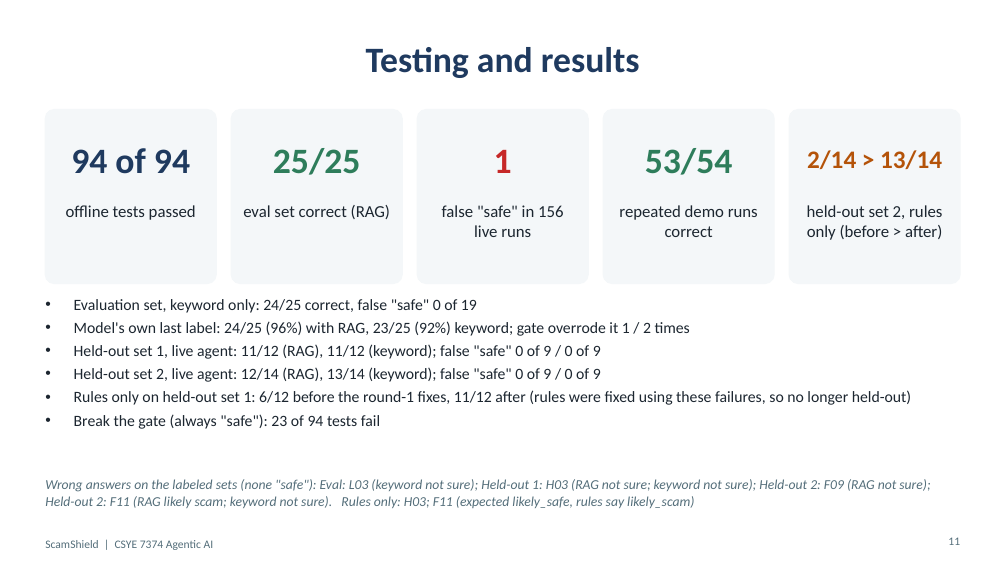
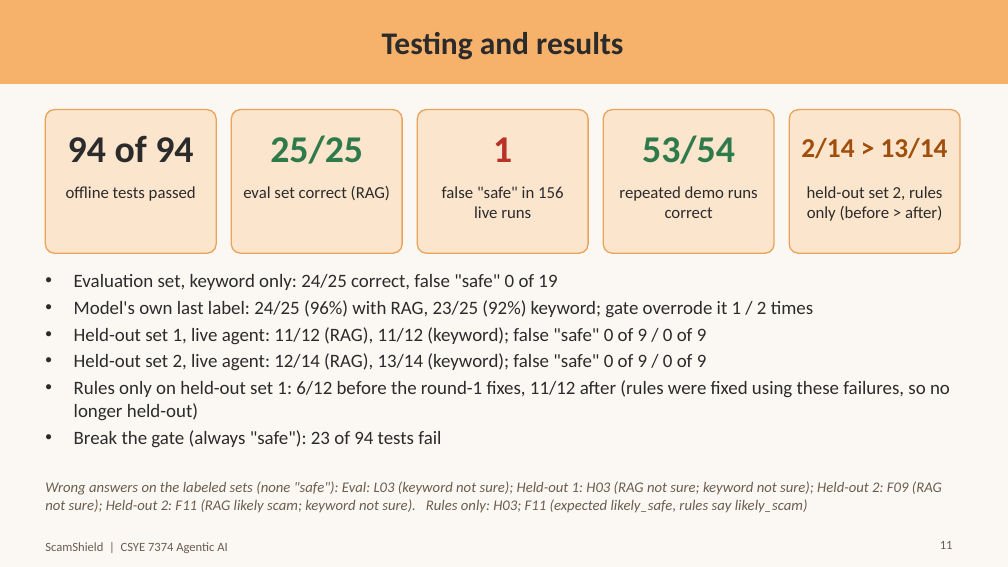
Before and after one commit to ARUNAS95/ScamShield, a slide deck: slide 11 of docs/ScamShield_Presentation.pptx. Drawn at 1008x567 pixels with LibreOffice and Linux fonts; fonts in the diff are those of the drawing. Boxes give left, top, right and bottom in pixels: in the first picture for what was removed or moved away, otherwise in the second. Text is boxed around its words. In the diff, an @@ line names an element or a change of style, - is before the commit and + after.

Commit message:
Restyle the deck: off-white and light orange; add the large blind test slide
Colors are named constants in build_pptx.js. The new slide reads
large_rules.txt and, once the live run exists, large_agent_rag_results.json.

```diff
--- a/docs/ScamShield_Presentation.pptx
+++ b/docs/ScamShield_Presentation.pptx
@@ background #FFFFFF to #FBF8F3 @@
@@ rectangle added at (0, 0, 1008, 83), fill #F6B26B, outline #F6B26B 1 pt @@
@@ title "Testing and results": place and size @@
-title "Testing and results" at (366, 47, 640, 78)
+title "Testing and results" at (382, 32, 623, 60)
@@ title "Testing and results" at (382, 32, 623, 60): size 34 to 30 pt, text colour #1F3A5F to #2B2B2B @@
@@ rounded rectangle: place and size @@
-rounded rectangle at (45, 110, 216, 284)
+rounded rectangle at (45, 110, 216, 253)
@@ text "94 of 94" at (68, 135, 193, 163): size 34 to 36 pt, text colour #1F3A5F to #2B2B2B @@
@@ rounded rectangle: place and size @@
-rounded rectangle at (231, 110, 402, 284)
+rounded rectangle at (231, 110, 402, 253)
@@ text "25/25" at (270, 135, 363, 164): size 34 to 36 pt, text colour #2E7D5B to #2F7A4B @@
@@ rounded rectangle: place and size @@
-rounded rectangle at (417, 110, 588, 284)
+rounded rectangle at (417, 110, 588, 253)
@@ text "1" at (493, 137, 512, 162): size 34 to 36 pt, text colour #C62828 to #B83227 @@
@@ rounded rectangle: place and size @@
-rounded rectangle at (603, 110, 774, 284)
+rounded rectangle at (603, 110, 774, 253)
@@ text "53/54" at (642, 135, 735, 164): size 34 to 36 pt, text colour #2E7D5B to #2F7A4B @@
@@ fill #F4F7F9 to #FCE5CD; outline #F4F7F9 1.25 pt to #E9A35A 1.25 pt; proportions changed in 5 elements at (45, 110, 216, 253), (231, 110, 402, 253), (417, 110, 588, 253), (603, 110, 774, 253), (789, 110, 960, 253) @@
@@ rounded rectangle: place and size @@
-rounded rectangle at (789, 110, 960, 284)
+rounded rectangle at (789, 110, 960, 253)
@@ text "2/14 > 13/14" at (801, 138, 948, 159): size 24 to 26 pt, text colour #B45309 to #A04E0C @@
@@ text "offline tests passed": place and size @@
-text "offline tests passed" at (66, 205, 196, 220)
+text "offline tests passed" at (66, 186, 196, 201)
@@ text "eval set correct (RAG)": place and size @@
-text "eval set correct (RAG)" at (243, 205, 390, 219)
+text "eval set correct (RAG)" at (243, 186, 390, 200)
@@ text "false "safe" in 156 live ...": place and size @@
-text "false "safe" in 156 live ..." at (442, 205, 563, 237)
+text "false "safe" in 156 live ..." at (442, 186, 563, 218)
@@ text "repeated demo runs correct": place and size @@
-text "repeated demo runs correct" at (619, 205, 758, 237)
+text "repeated demo runs correct" at (619, 186, 758, 218)
@@ text colour #1C2630 to #2B2B2B in 5 elements at (66, 186, 196, 201), (243, 186, 390, 200), (442, 186, 563, 218), (619, 186, 758, 218), (807, 186, 942, 221) @@
@@ text "held-out set 2, rules only ...": place and size @@
-text "held-out set 2, rules only ..." at (807, 205, 942, 240)
+text "held-out set 2, rules only ..." at (807, 186, 942, 221)
@@ text "Evaluation set, keyword only: 24/25 ...": place and size @@
-text "Evaluation set, keyword only: 24/25 ..." at (74, 299, 911, 429)
+text "Evaluation set, keyword only: 24/25 ..." at (74, 274, 950, 448)
@@ text "Evaluation set, keyword only: 24/25 ..." at (74, 274, 950, 448): size 15 to 18 pt, text colour #1C2630 to #2B2B2B @@
@@ text "Wrong answers on the labeled ..." at (45, 481, 942, 513): size 13 to 14 pt, text colour #546E7A to #6A5D50 @@
@@ text "ScamShield | CSYE 7374 Agentic ..." at (45, 542, 227, 553): size 11 to 12 pt, text colour #546E7A to #6A5D50 @@
@@ page number: place and size @@
-page number at (948, 537, 960, 545)
+page number at (940, 541, 953, 549)
@@ page number at (940, 541, 953, 549): size 11 to 12 pt, text colour #546E7A to #6A5D50 @@
```
Also in this commit, not shown: 12 other slides changed, 1 slide added, 3 other files.
